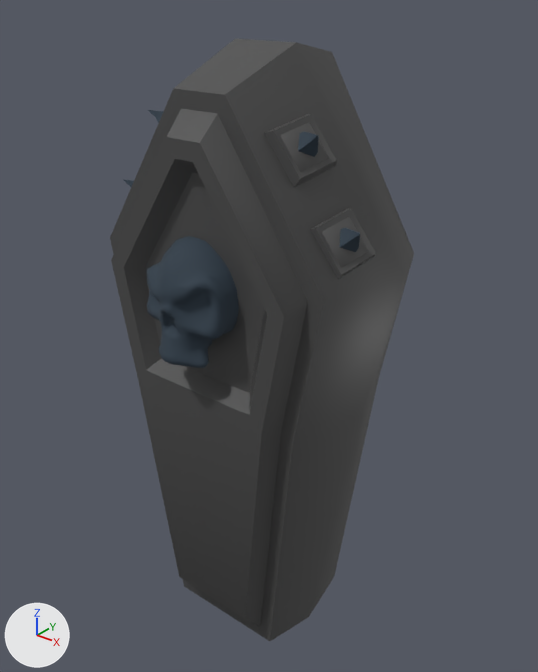
The FBX model Assets/Art/Models/Cementery/CH_CE_prop_Sarcophagus_Hell.FBX, before and after one commit.
The view is the same before and after, from a camera (50 mm lens) standing at (1.79, -2.02, 2.71) and looking at (0.05, 0.15, 1.37). The lights are fixed; the arrows at lower left show +X, +Y and +Z. Where no turn or scale is listed for an object, it has been applied to the vertices. Vertices at the same position are counted once.

The scene before the commit, as lines of its bpy script (objects in view):
```python
me_mesh = bpy.data.meshes.new('Mesh')
me_mesh.from_pydata(...)  # 836 vertices, 1663 faces; spans x -0.63..0.63, y -0.37..0.45, z 0.0..2.5
# faces by material slot: [1415, 248]
me_mesh.materials.append(mat_lambert2)  # dark blue #2f3e4a
me_mesh.materials.append(mat_lambert1)  # dark grey #494949
ob_ch_ce_prop_sarcophagus_hell = bpy.data.objects.new('CH_CE_prop_Sarcophagus_Hell', me_mesh)
ob_ch_ce_prop_sarcophagus_hell.location = (0.0, 0.0, 0.0)
```
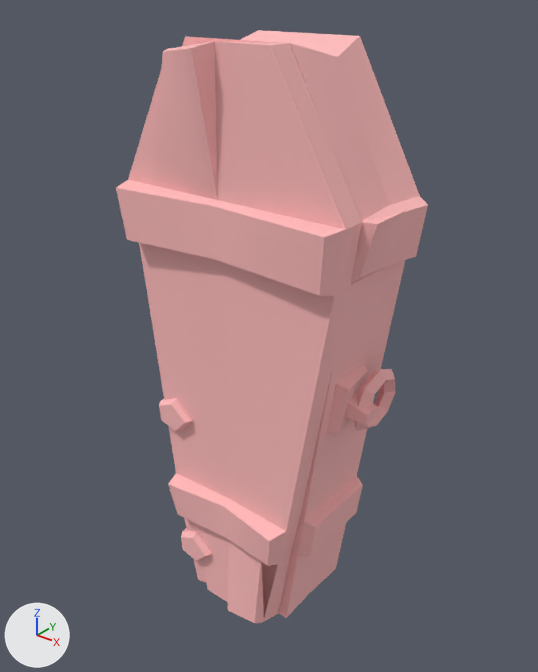
Commit message: Add Sarcophagus model final version

Location of each change, (x1, y1, x2, y2) in pixels of the pictures (538 x 672 px):
'CH_CE_prop_Sarcophagus_Hell', reshaped
    before: (110, 39, 414, 641)
    after: (116, 30, 428, 623)
part 1 of me_mesh, rebuilt
    before: (110, 39, 414, 641)
    after: (130, 30, 428, 618)
part 2 of me_mesh, deleted
    before: (124, 110, 376, 368)
part 3 of me_mesh, added (pink)
    after: (116, 41, 395, 623)

Diff of the bpy script that builds the scene:
```diff
--- a/Assets/Art/Models/Cementery/CH_CE_prop_Sarcophagus_Hell.FBX.py
+++ b/Assets/Art/Models/Cementery/CH_CE_prop_Sarcophagus_Hell.FBX.py
@@ mat_ch_ce_prop_sarcophagus_hell0 @@
+mat_ch_ce_prop_sarcophagus_hell0 = principled_material('CH_CE_prop_Sarcophagus_Hell0')
+mat_ch_ce_prop_sarcophagus_hell0.base_color = (1.0, 0.502, 0.502)  # pink #ffbcbc
+mat_ch_ce_prop_sarcophagus_hell0.roughness = 1.0
@@ me_mesh @@
 # used by ob_ch_ce_prop_sarcophagus_hell; location = (0.0, 0.0, 0.0)
-me_mesh.from_pydata(...)  # 836 vertices, 1663 faces; spans x -0.63..0.63, y -0.37..0.45, z 0.0..2.5
-me_mesh.materials.append(mat_lambert2)  # dark blue #2f3e4a
-me_mesh.materials.append(mat_lambert1)  # dark grey #494949
+me_mesh.from_pydata(...)  # 294 vertices, 293 faces; spans x -0.6..0.6, y -0.15..0.45, z -0.01..2.51
+# me_mesh part 1: the loose piece of 70 vertices spanning x -0.63..0.63, y -0.24..0.45, z 0.0..2.5 is rebuilt with 66 vertices and now spans x -0.6..0.6, y 0.03..0.45, z -0.01..2.51, in mat_ch_ce_prop_sarcophagus_hell0 (pink #ffbcbc)
+# me_mesh part 2: 11 loose pieces with 766 vertices, spanning x -0.57..0.57, y -0.37..0.13, z 0.43..2.29, are deleted
+# me_mesh part 3
+# 202 vertices are added at x -0.55..0.56, y -0.15..0.4, z 0.01..2.51
+# 10 new vertices lie (0.0, 0.09, 0.0) away from vertices in x -0.5..0.54, y -0.06, z 0.42..2.51
+# 10 new vertices lie (0.0, 0.08, 0.0) away from vertices in x -0.39..-0.12, y -0.07, z 0.17..1.04
+# 6 new vertices lie (0.08, 0.0, 0.01) away from vertices in x -0.4..-0.29, y 0.03..0.22, z 0.16..1.03
+# 218 new faces join them
+# me_mesh part 4: the surface is now shaded flat
+me_mesh.materials.append(mat_ch_ce_prop_sarcophagus_hell0)  # pink #ffbcbc
```
